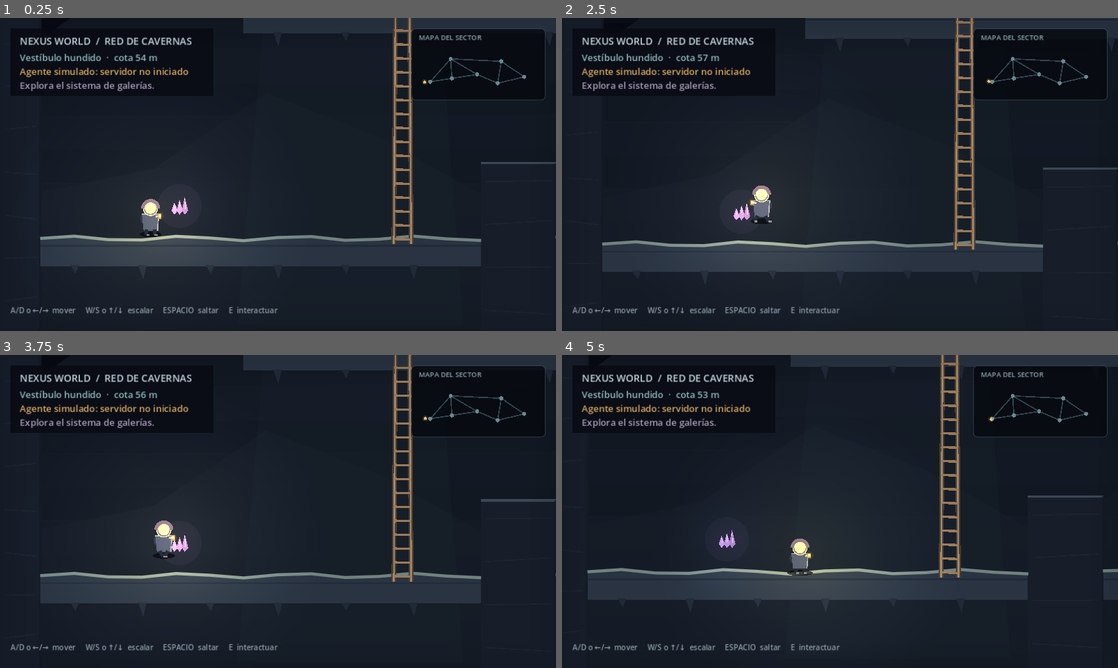
Above: before the commit, frames 1-4 (two rows, left to right).
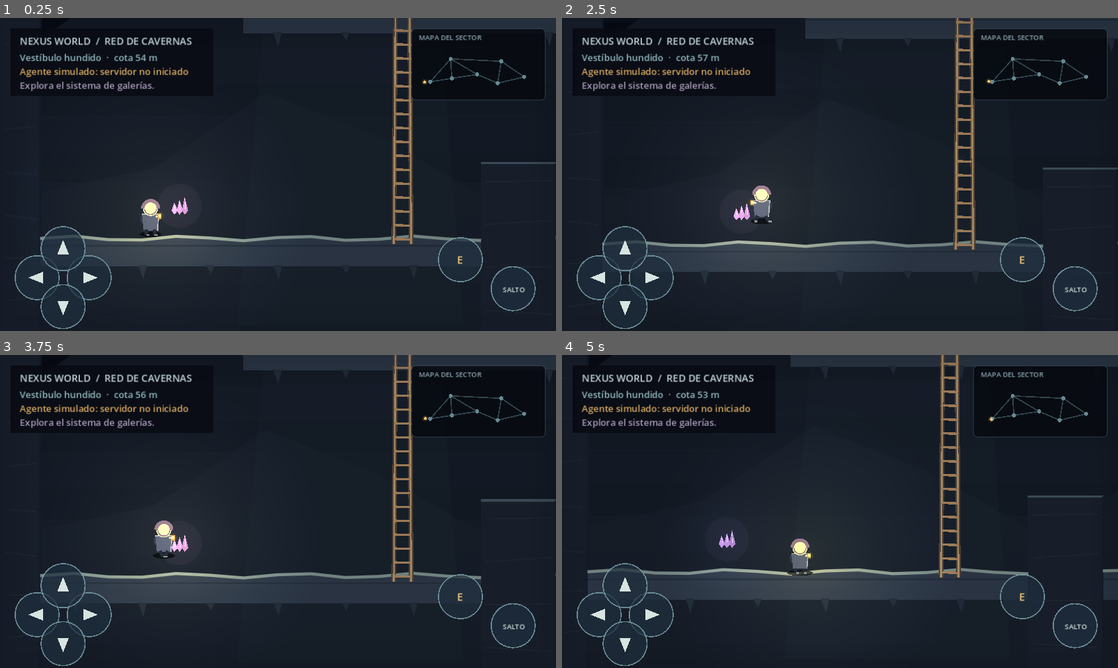
Above: after the commit, the same moments.

Repository: Chocolates91/NexusWorld
Game: Godot game, scene res://main.tscn
Two runs of this game, one before a commit and one after it. Both use one fixed random seed, a clock stepped at 60 frames per second and the inputs below.
Inputs (mouse positions are in pixels of both pictures, inside the frame that each line leads up to):
- Up to frame 1 (0.25 s): no input
- Up to frame 2 (2.5 s): move the mouse to (962, 158) at 0.52 s; hold D (move_right) 0.53-1.25 s; tap E (interact) at 0.6, 2.1 s; click (962, 158) at 0.67 s; tap Space (jump) at 0.77, 0.8, 1.07, 2.3 s; drag from (728, 190) to (812, 237) at 1.27 s; move the mouse to (895, 105) at 2.02 s; hold A (move_left) from 2.03 s (still down); click (895, 105) at 2.17 s
- Up to frame 3 (3.75 s): release A (move_left) at 2.75 s; drag from (250, 574) to (111, 464) at 2.77 s; move the mouse to (444, 558) at 3.52 s; hold D (move_right) from 3.53 s (still down); tap Space (jump) at 3.6 s; click (444, 558) at 3.67 s
- Up to frame 4 (5 s): tap Space (jump) at 3.77, 4.07 s; release D (move_right) at 4.25 s; drag from (673, 464) to (756, 433) at 4.27 s

The runs differ from the first frame. In frame 1, 1.3% of the frame differs, in the area x 1-97%, y 66-100%; in frame 2, 1.3%; in frame 3, 1.3%; in frame 4, 1.3%.

Commit message:
Add mobile web preview

Diff:
--- a/game/main.gd
+++ b/game/main.gd
@@ -5,6 +5,7 @@
 const PlayerScript := preload("res://player/player.gd")
 const CaveMapScript := preload("res://ui/cave_map.gd")
 const VignetteScript := preload("res://ui/vignette.gd")
+const TouchControlsScript := preload("res://ui/touch_controls.gd")
 
 var world: Node2D
 var player: CharacterBody2D
@@ -31,7 +32,11 @@
 	player.position = world.get_spawn_position()
 	add_child(player)
 	_build_interface()
-	_connect_agent()
+	if OS.has_feature("web"):
+		api_connected = true
+		agent_label.text = "Vista web: simulación local"
+	else:
+		_connect_agent()
 
 	if smoke_test:
 		_exercise_player_movement()
@@ -95,6 +100,7 @@
 	controls.text = "A/D o ←/→  mover     W/S o ↑/↓  escalar     ESPACIO  saltar     E  interactuar"
 	controls.add_theme_color_override("font_color", Color("91a0ac"))
 	controls.add_theme_font_size_override("font_size", 13)
+	controls.visible = not OS.has_feature("web") and not DisplayServer.is_touchscreen_available()
 	layer.add_child(controls)
 
 	prompt_label = Label.new()
@@ -112,6 +118,10 @@
 
 	var vignette := VignetteScript.new()
 	layer.add_child(vignette)
+
+	var touch_controls := TouchControlsScript.new()
+	touch_controls.visible = OS.has_feature("web") or DisplayServer.is_touchscreen_available()
+	layer.add_child(touch_controls)
 
 
 func _connect_agent() -> void:
--- a/game/project.godot
+++ b/game/project.godot
@@ -15,7 +15,7 @@
 window/size/window_width_override=960
 window/size/window_height_override=540
 window/stretch/mode="canvas_items"
-window/stretch/aspect="keep"
+window/stretch/aspect="expand"
 
 [input]
 
--- /dev/null
+++ b/game/ui/touch_controls.gd
@@ -0,0 +1,100 @@
+extends Control
+
+const BUTTON_RADIUS := 38.0
+
+var finger_actions: Dictionary = {}
+var buttons: Dictionary = {}
+
+
+func _ready() -> void:
+	set_anchors_and_offsets_preset(Control.PRESET_FULL_RECT)
+	mouse_filter = Control.MOUSE_FILTER_IGNORE
+	visibility_changed.connect(queue_redraw)
+	resized.connect(_update_layout)
+	_update_layout()
+
+
+func _exit_tree() -> void:
+	for action: String in finger_actions.values():
+		Input.action_release(action)
+	finger_actions.clear()
+
+
+func _input(event: InputEvent) -> void:
+	if not visible:
+		return
+	if event is InputEventScreenTouch:
+		var touch := event as InputEventScreenTouch
+		if touch.pressed:
+			_set_finger_action(touch.index, _action_at(touch.position))
+		else:
+			_set_finger_action(touch.index, "")
+		get_viewport().set_input_as_handled()
+	elif event is InputEventScreenDrag:
+		var drag := event as InputEventScreenDrag
+		_set_finger_action(drag.index, _action_at(drag.position))
+		get_viewport().set_input_as_handled()
+
+
+func _update_layout() -> void:
+	var height := size.y
+	var width := size.x
+	buttons = {
+		"move_left": Vector2(64, height - 92),
+		"move_right": Vector2(154, height - 92),
+		"move_up": Vector2(109, height - 142),
+		"move_down": Vector2(109, height - 42),
+		"jump": Vector2(width - 74, height - 73),
+		"interact": Vector2(width - 165, height - 123),
+	}
+	queue_redraw()
+
+
+func _set_finger_action(finger: int, action: String) -> void:
+	var previous: String = finger_actions.get(finger, "")
+	if previous == action:
+		return
+	if not previous.is_empty():
+		Input.action_release(previous)
+		finger_actions.erase(finger)
+	if not action.is_empty():
+		Input.action_press(action)
+		finger_actions[finger] = action
+	queue_redraw()
+
+
+func _action_at(point: Vector2) -> String:
+	for action: String in buttons:
+		if point.distance_to(buttons[action]) <= BUTTON_RADIUS * 1.15:
+			return action
+	return ""
+
+
+func _draw() -> void:
+	for action: String in buttons:
+		var center: Vector2 = buttons[action]
+		var pressed := action in finger_actions.values()
+		var fill := Color(0.12, 0.18, 0.24, 0.72) if not pressed else Color(0.35, 0.52, 0.57, 0.82)
+		draw_circle(center, BUTTON_RADIUS, fill)
+		draw_arc(center, BUTTON_RADIUS, 0.0, TAU, 32, Color(0.48, 0.63, 0.66, 0.8), 2.0)
+		_draw_button_symbol(action, center)
+
+
+func _draw_button_symbol(action: String, center: Vector2) -> void:
+	var color := Color("d7e4df")
+	if action == "jump":
+		draw_string(ThemeDB.fallback_font, center + Vector2(-18, 6), "SALTO", HORIZONTAL_ALIGNMENT_LEFT, -1, 12, color)
+		return
+	if action == "interact":
+		draw_string(ThemeDB.fallback_font, center + Vector2(-6, 7), "E", HORIZONTAL_ALIGNMENT_LEFT, -1, 18, Color("f0c775"))
+		return
+	var direction := {
+		"move_left": Vector2(-1, 0), "move_right": Vector2(1, 0),
+		"move_up": Vector2(0, -1), "move_down": Vector2(0, 1),
+	}[action] as Vector2
+	var perpendicular := Vector2(-direction.y, direction.x)
+	var tip := center + direction * 15.0
+	var back := center - direction * 10.0
+	draw_colored_polygon(PackedVector2Array([
+		tip, back + perpendicular * 10.0, back - perpendicular * 10.0,
+	]), color)
Not shown, added: game/export_presets.cfg
Not shown, added: game/ui/touch_controls.gd.uid
Not shown, added: .github/workflows/pages.yml
Not shown, changed: README.md
Not shown, added: web/index.apple-touch-icon.png
Not shown, added: web/index.audio.position.worklet.js
Not shown, added: web/index.audio.worklet.js
Not shown, added: web/index.html
Not shown, added: web/index.icon.png
Not shown, added: web/index.js
Not shown, added: web/index.pck
Not shown, added: web/index.png
(and 1 more such lines)
